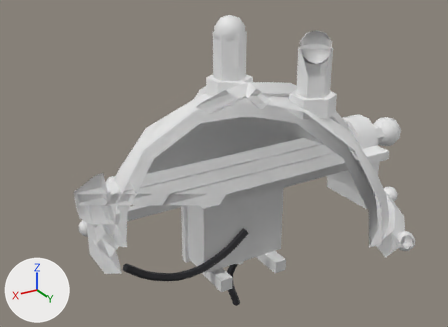
Two versions of the glTF model models/brain_helmet.glb, one commit apart.
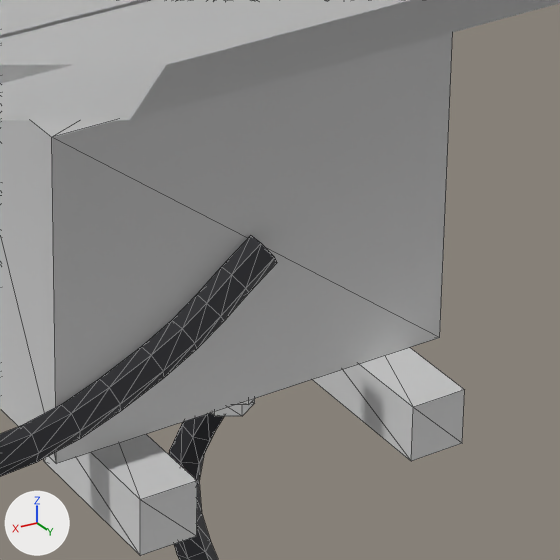
The first picture shows the older version from a camera (50 mm lens) standing at (2.312, 3.524, 2.373) and looking at (0.129, -0.114, 0.554). The close-ups show the older and then the newer version on the part from 43% to 68% of the width and 55% to 90% of the height of that picture. Only the edits that show in the close-ups are written down. The axes (+X, +Y, +Z) are drawn at lower left. The lights are the same throughout. The close-ups show mesh edges as thin lines. Everything nearer to the camera than a plane just in front of the edit is cut away. Where no turn or scale is listed for an object, it has been applied to the vertices.

Objects in the first close-up: 'Bench', 'Cable', 'Monitor'.
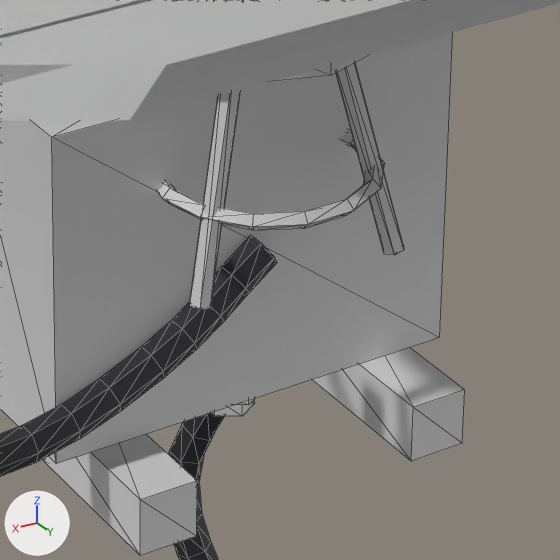
The change, as a list of edits to the scene's bpy script:
```text
Add me_stool:
    me_stool.from_pydata(...)  # 112 vertices, 208 faces; spans x -0.188..0.193, y -0.215..0.179, z -0.004..0.42
    # faces by material slot: [36, 172]
    me_stool.materials.append(mat_wood)  # white #e7e7e7
    me_stool.materials.append(mat_iron)  # white #e7e7e7
Add ob_stool:
    ob_stool = bpy.data.objects.new('Stool', me_stool)
    ob_stool.location = (0.0, 0.0, 0.0)
```

Boxes [x1, y1, x2, y2] around the edits, measured in the close-ups (560 x 560 px):
'Stool', added
    after: [158, 56, 404, 310]
    faces in mat_iron (white #e7e7e7): [158, 63, 404, 310]
    faces in mat_wood (white #e7e7e7): [276, 56, 366, 81]
